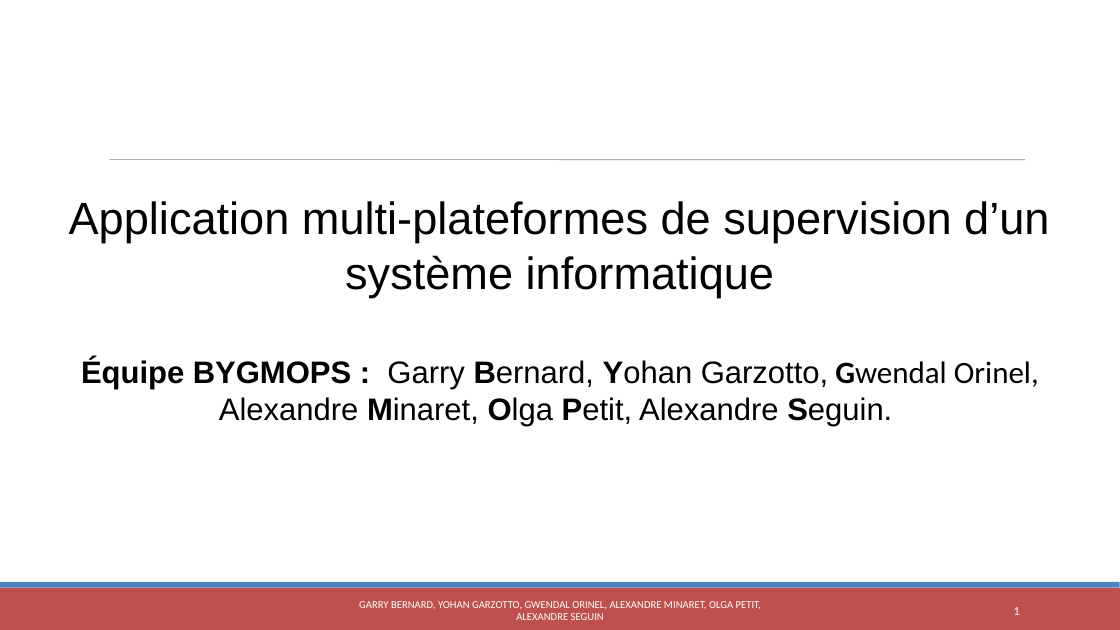
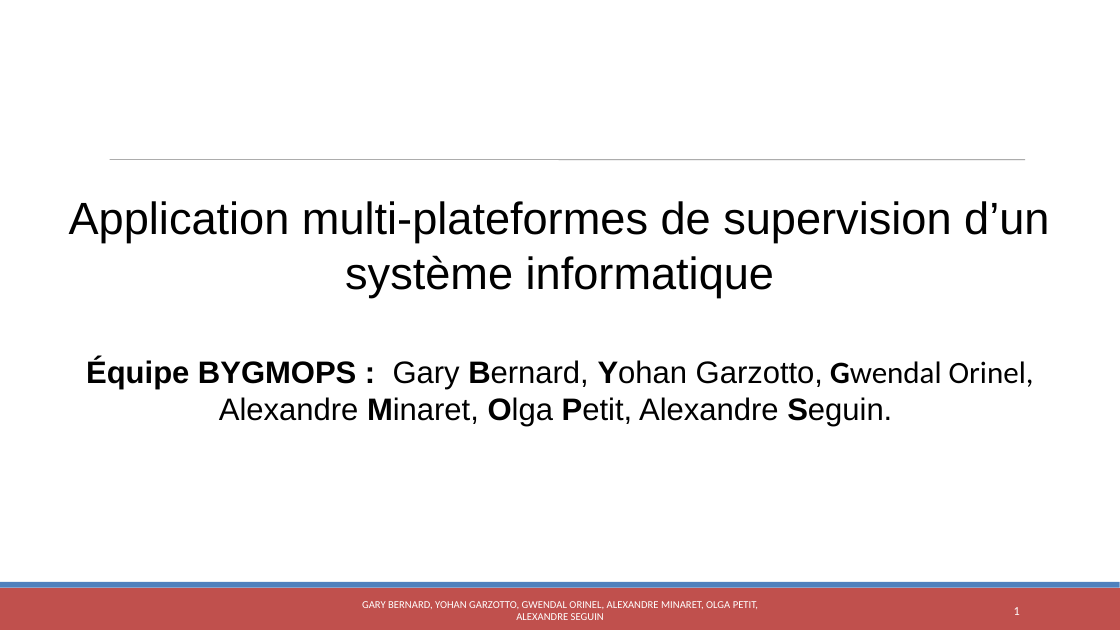
Before and after one commit to MSIR2018/Supervision-Cacti, a slide deck: slide 1 of Powerpoint1.pptx. Drawn at 1120x630 pixels with LibreOffice and Linux fonts; fonts in the diff are those of the drawing; background and template pictures are left out. Boxes give left, top, right and bottom in pixels: in the first picture for what was removed or moved away, otherwise in the second. Text is boxed around its words. In the diff, an @@ line names an element or a change of style, - is before the commit and + after.

```diff
--- a/Powerpoint1.pptx
+++ b/Powerpoint1.pptx
@@ text at (86,358,1034,426): text changed @@
-Équipe BYGMOPS : Garry Bernard, Yohan Garzotto, Gwendal Orinel, Alexandre Minaret, Olga Petit, Alexandre Seguin.
+Équipe BYGMOPS : Gary Bernard, Yohan Garzotto, Gwendal Orinel, Alexandre Minaret, Olga Petit, Alexandre Seguin.
@@ text at (362,601,758,620): text changed @@
-GARRY BERNARD, YOHAN GARZOTTO, GWENDAL ORINEL, ALEXANDRE MINARET, OLGA PETIT, ALEXANDRE SEGUIN
+GARY BERNARD, YOHAN GARZOTTO, GWENDAL ORINEL, ALEXANDRE MINARET, OLGA PETIT, ALEXANDRE SEGUIN
```
